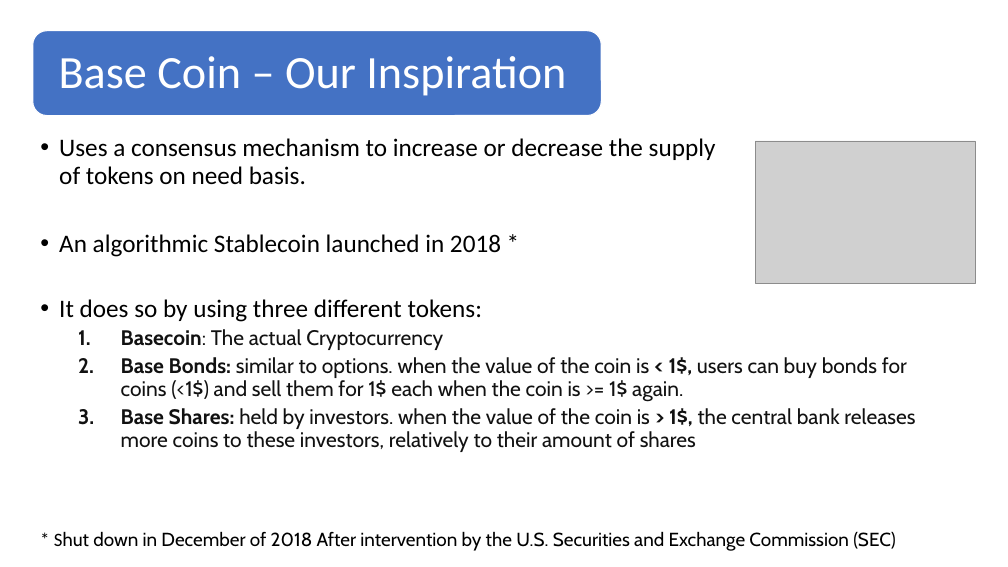
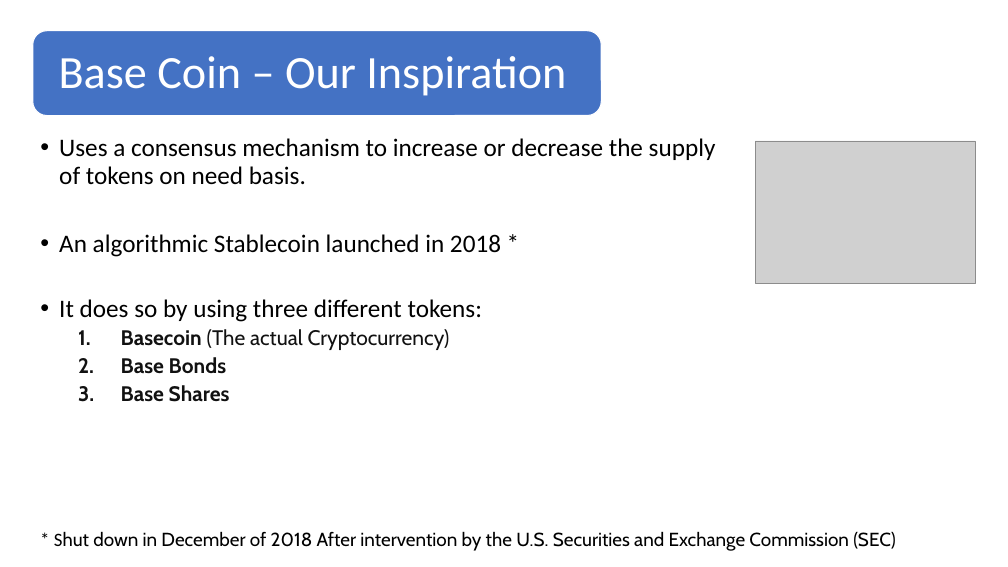
Before and after one commit to Ugadot/StableCoin, a slide deck: slide 5 of BaseCoin_Presentation.pptx. Drawn at 1008x567 pixels with LibreOffice and Linux fonts; fonts in the diff are those of the drawing; grey boxes stand for pictures. Boxes give left, top, right and bottom in pixels: in the first picture for what was removed or moved away, otherwise in the second. Text is boxed around its words. In the diff, an @@ line names an element or a change of style, - is before the commit and + after.

Commit message:
Presentation Updates

```diff
--- a/BaseCoin_Presentation.pptx
+++ b/BaseCoin_Presentation.pptx
@@ text at bbox=[121, 329, 450, 402]: text changed; bold on @@
-  1. Basecoin: The actual Cryptocurrency
-  2. Base Bonds: similar to options. when the value of the coin is < 1$, users can buy bonds for coins (<1$) and sell them for 1$ each when the coin is >= 1$ again.
-  3. Base Shares: held by investors. when the value of the coin is > 1$, the central bank releases more coins to these investors, relatively to their amount of shares
+  1. Basecoin (The actual Cryptocurrency)
+  2. Base Bonds
+  3. Base Shares
```
Also in this commit, not shown: 6 other slides changed.
